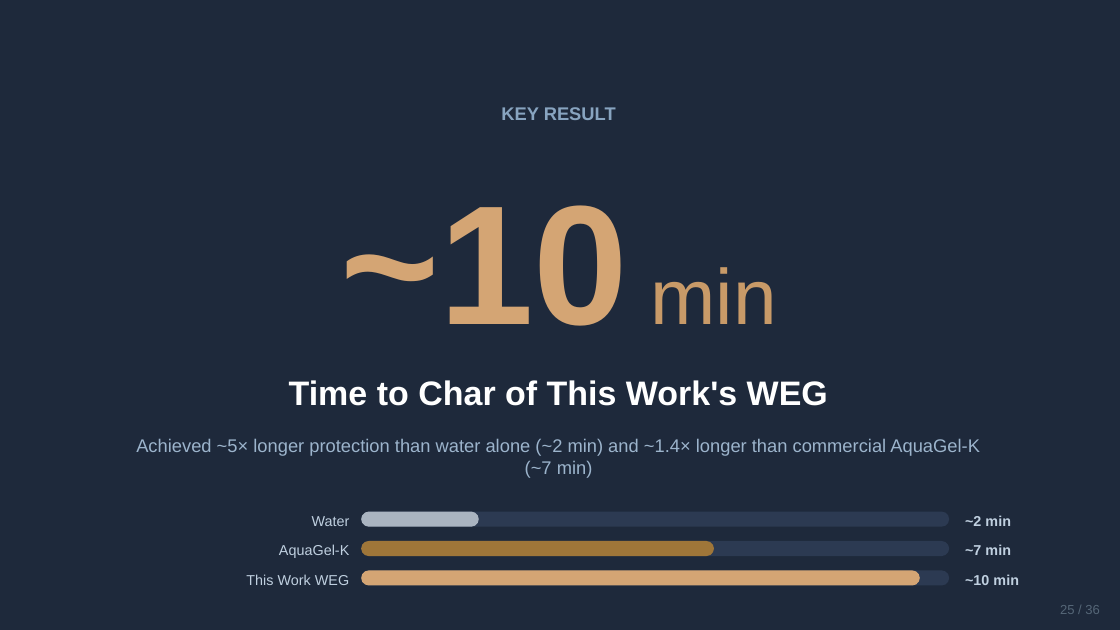
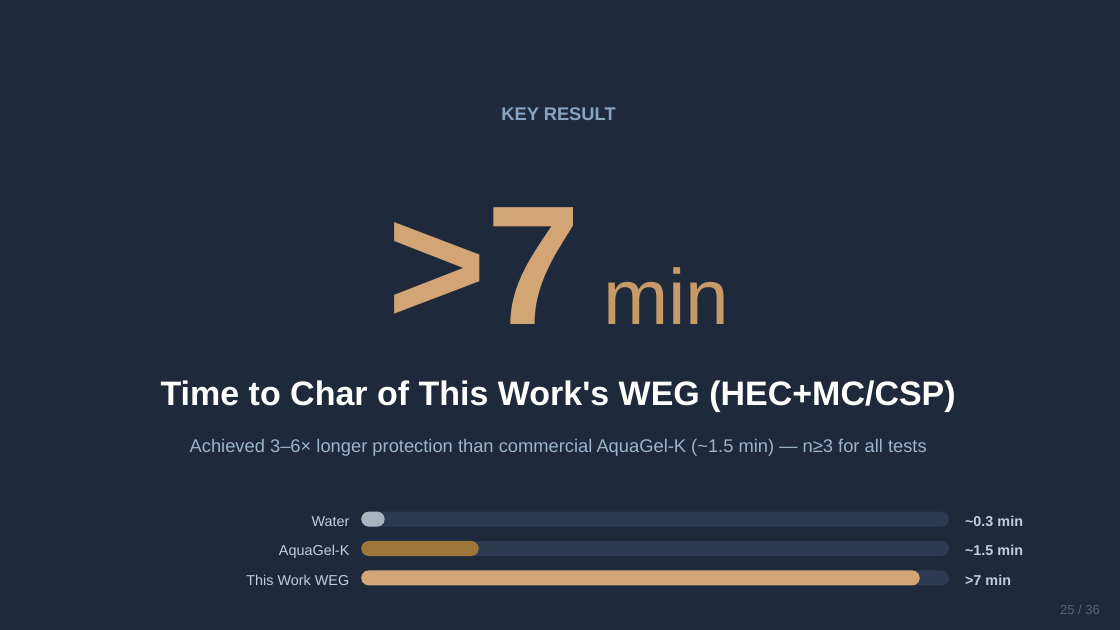
Before and after one commit to ytaisei0525-design/my-first-claude, a slide deck: slide 25 of slides_en.pptx. Drawn at 1120x630 pixels with LibreOffice and Linux fonts; fonts in the diff are those of the drawing. Boxes give left, top, right and bottom in pixels: in the first picture for what was removed or moved away, otherwise in the second. Text is boxed around its words. In the diff, an @@ line names an element or a change of style, - is before the commit and + after.

```diff
--- a/slides_en.pptx
+++ b/slides_en.pptx
@@ text at (388, 207, 729, 324): text changed; size 145.6 to 67.2 pt; text colour #D4A574 to #C89A68; bold off @@
-~10 min
+>7 min
@@ text at (161, 380, 955, 411): text changed @@
-Time to Char of This Work's WEG
+Time to Char of This Work's WEG (HEC+MC/CSP)
@@ text at (190, 439, 927, 456): text changed @@
-Achieved ~5× longer protection than water alone (~2 min) and ~1.4× longer than commercial AquaGel-K (~7 min)
+Achieved 3–6× longer protection than commercial AquaGel-K (~1.5 min) — n≥3 for all tests
@@ rounded rectangle: place and size @@
-rounded rectangle at (361, 512, 479, 527)
+rounded rectangle at (361, 512, 385, 527)
@@ text at (965, 515, 1023, 526): text changed @@
-~2 min
+~0.3 min
@@ rounded rectangle: place and size @@
-rounded rectangle at (361, 541, 714, 556)
+rounded rectangle at (361, 541, 479, 556)
@@ text at (965, 544, 1023, 555): text changed @@
-~7 min
+~1.5 min
@@ text at (965, 574, 1011, 585): text changed @@
-~10 min
+>7 min
```
Also in this commit, not shown: 15 other slides changed, 1 slide added, 1 slide removed, 1 other file.
